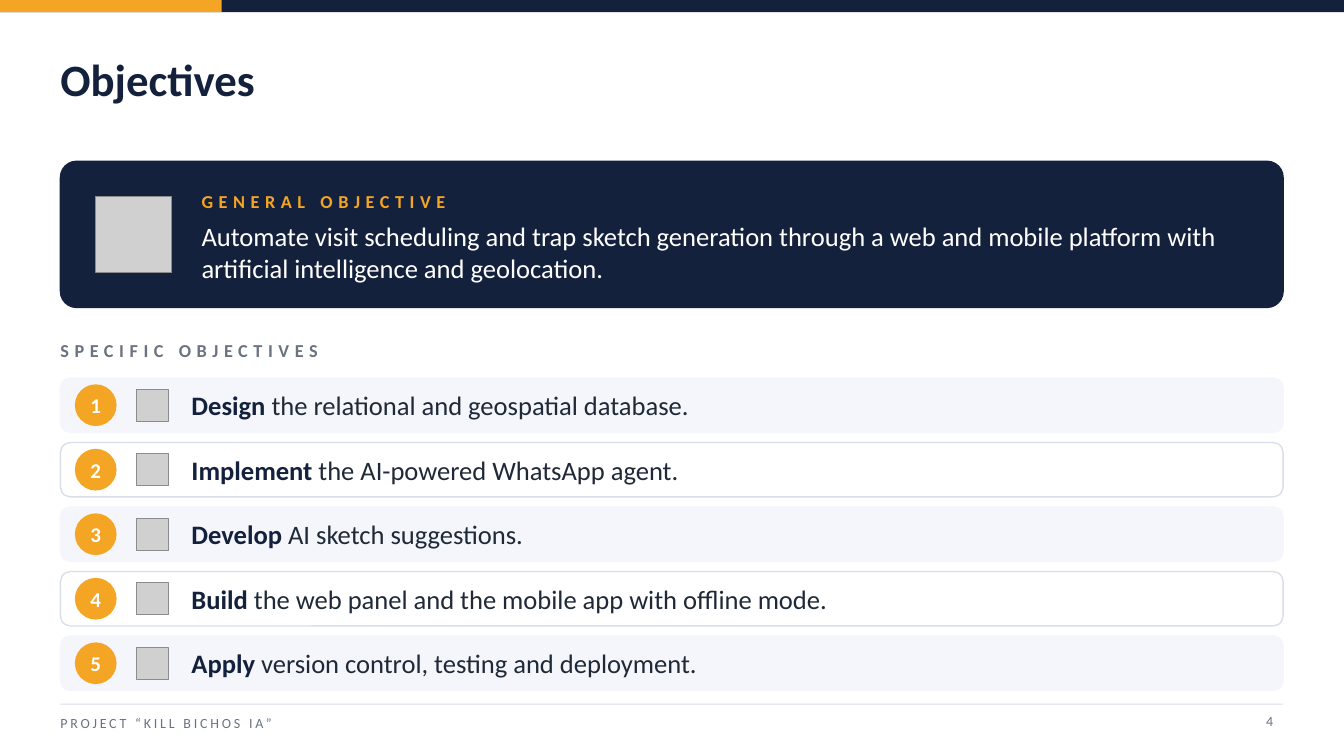
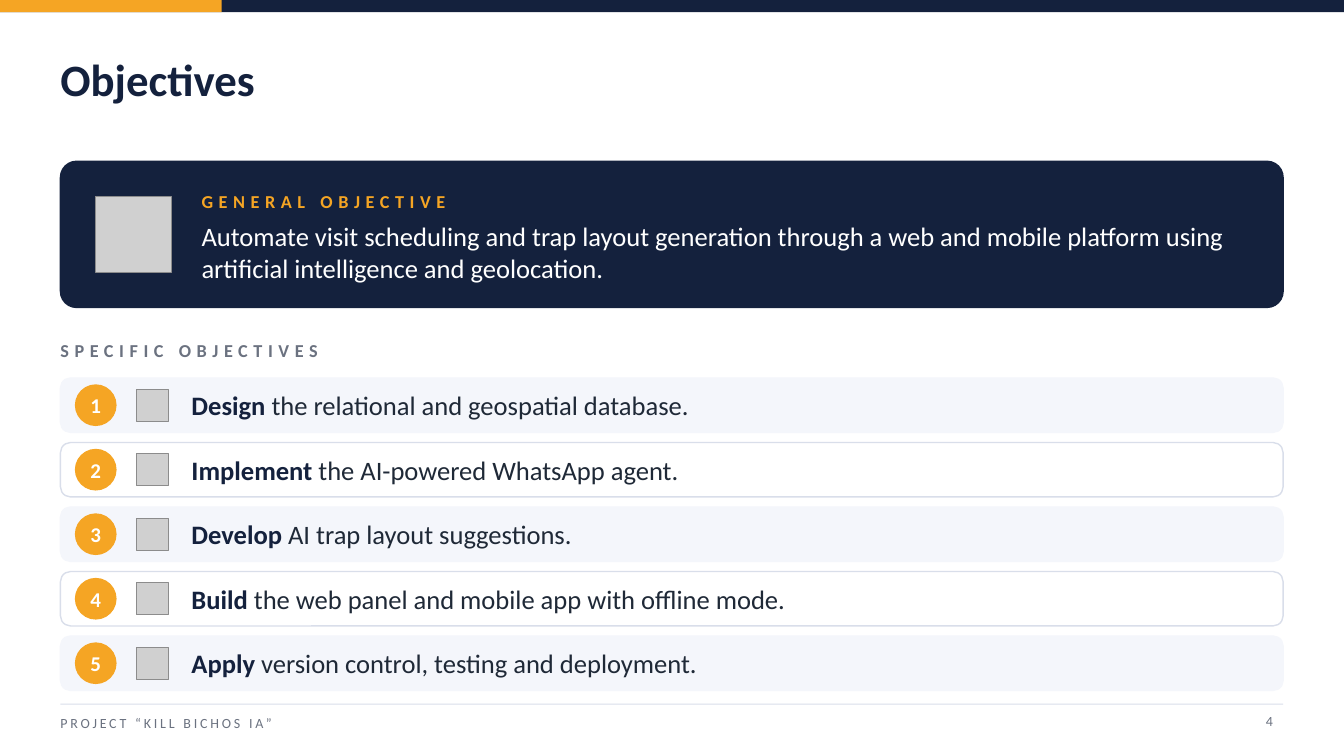
Before and after one commit to j4vierlb/PROYECTO-TESIS-, a slide deck: slide 4 of Fase 3/Evidencias Grupales/Presentación Final del proyecto (Inglés).pptx. Drawn at 1344x756 pixels with LibreOffice and Linux fonts; fonts in the diff are those of the drawing; grey boxes stand for pictures; background and template pictures are left out. Boxes give left, top, right and bottom in pixels: in the first picture for what was removed or moved away, otherwise in the second. Text is boxed around its words. In the diff, an @@ line names an element or a change of style, - is before the commit and + after.

```diff
--- a/Fase 3/Evidencias Grupales/Presentación Final del proyecto (Inglés).pptx
+++ b/Fase 3/Evidencias Grupales/Presentación Final del proyecto (Inglés).pptx
@@ text at [202, 227, 1223, 283]: text changed @@
-Automate visit scheduling and trap sketch generation through a web and mobile platform with artificial intelligence and geolocation.
+Automate visit scheduling and trap layout generation through a web and mobile platform using artificial intelligence and geolocation.
@@ text at [191, 525, 571, 549]: text changed @@
-Develop AI sketch suggestions.
+Develop AI trap layout suggestions.
@@ text at [191, 590, 785, 614]: text changed @@
-Build the web panel and the mobile app with offline mode.
+Build the web panel and mobile app with offline mode.
```
Also in this commit, not shown: 17 other slides changed, 3 other files.
